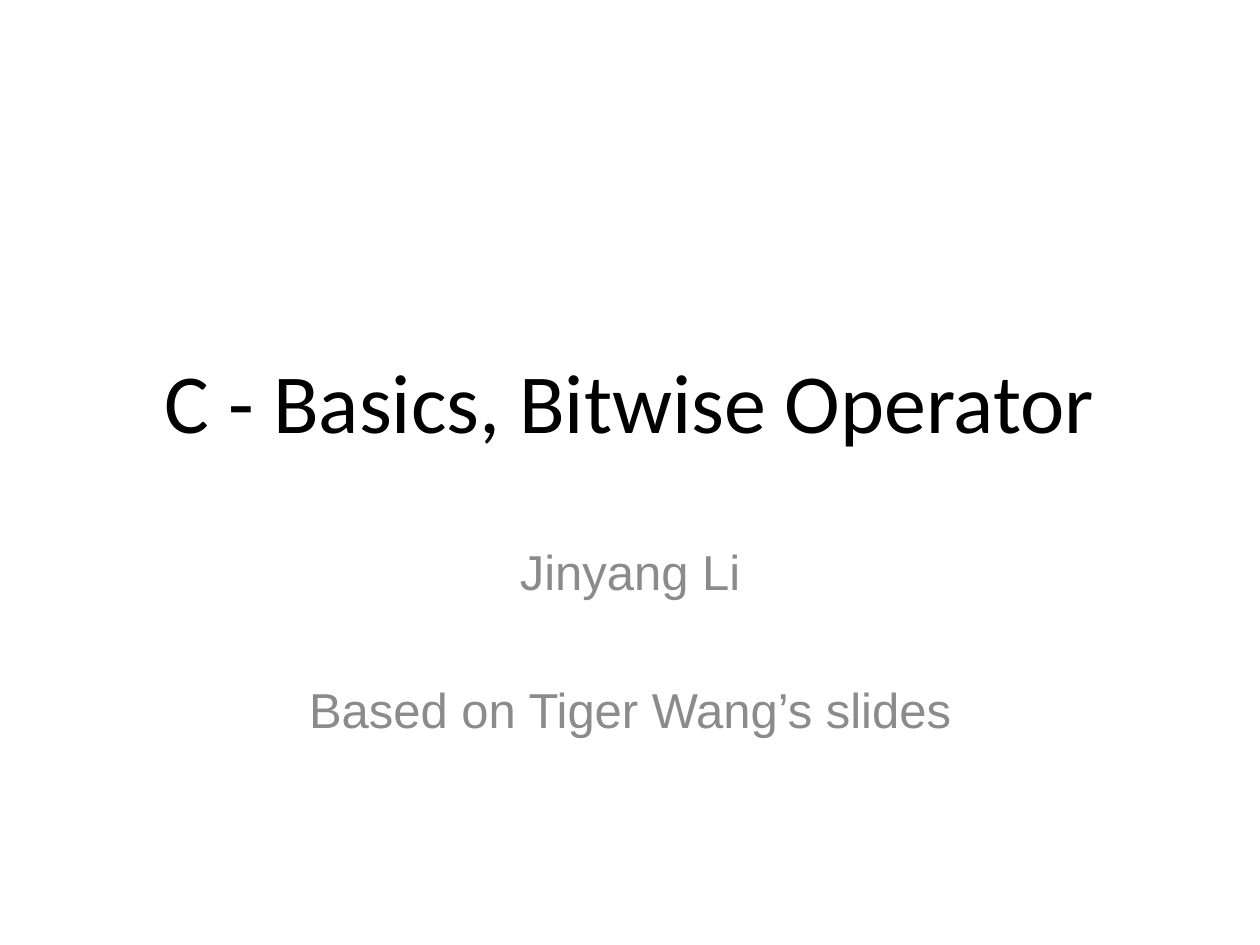
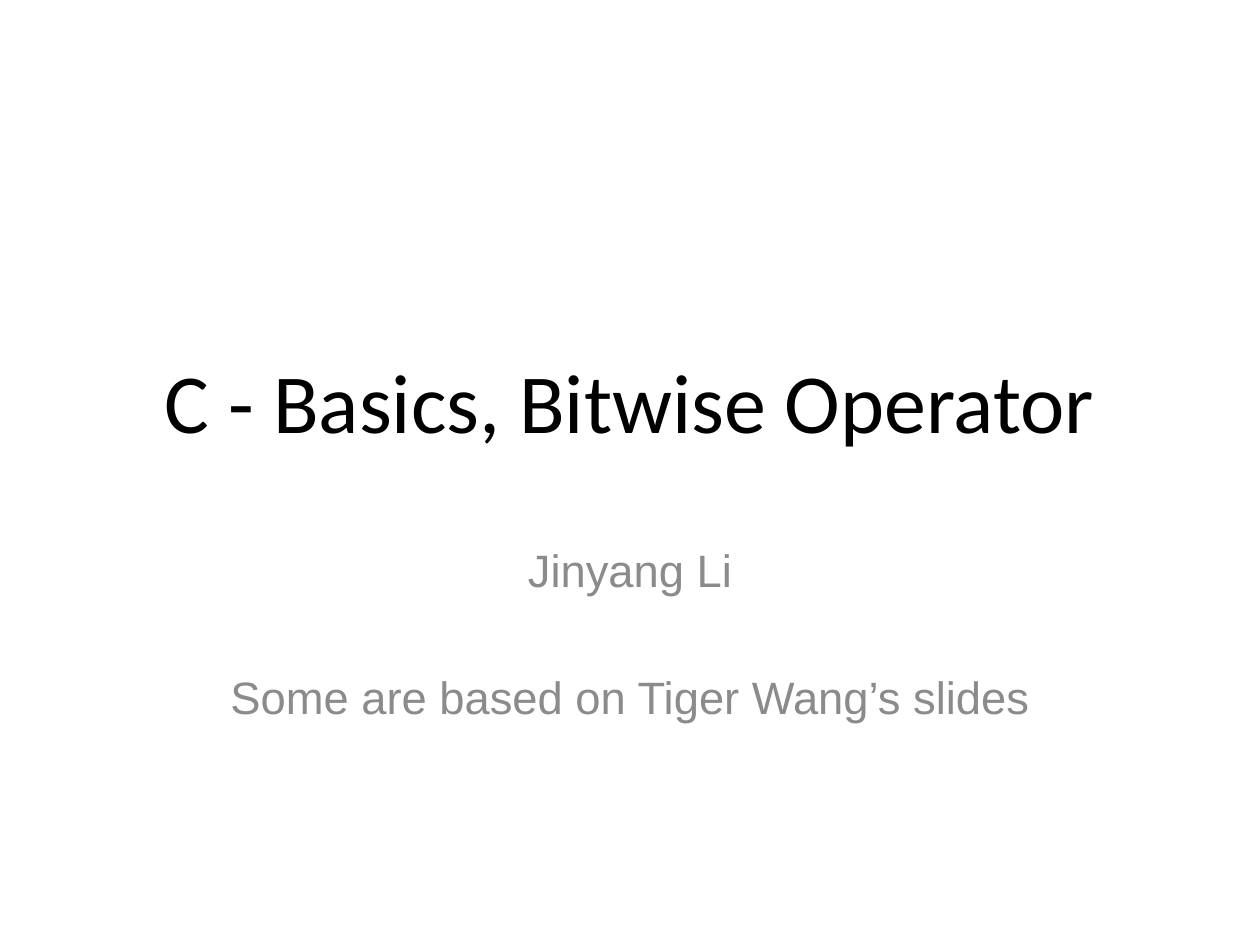
Before and after one commit to NYU-CSO/nyu-cso.github.io, a slide deck: slide 1 of notes/04-C_Basics.pptx. Drawn at 1260x945 pixels with LibreOffice and Linux fonts; fonts in the diff are those of the drawing. Boxes give left, top, right and bottom in pixels: in the first picture for what was removed or moved away, otherwise in the second. Text is boxed around its words. In the diff, an @@ line names an element or a change of style, - is before the commit and + after.

```diff
--- a/notes/04-C_Basics.pptx
+++ b/notes/04-C_Basics.pptx
@@ subtitle at bbox=[528, 554, 732, 596]: size 28 to 25.9 pt in "Jinyang Li" @@
@@ subtitle at bbox=[230, 681, 1029, 723]: text changed; size 28 to 25.9 pt @@
-Based on Tiger Wang’s slides
+Some are based on Tiger Wang’s slides
```
Also in this commit, not shown: 6 other slides changed, 2 slides added, 1 other file.
